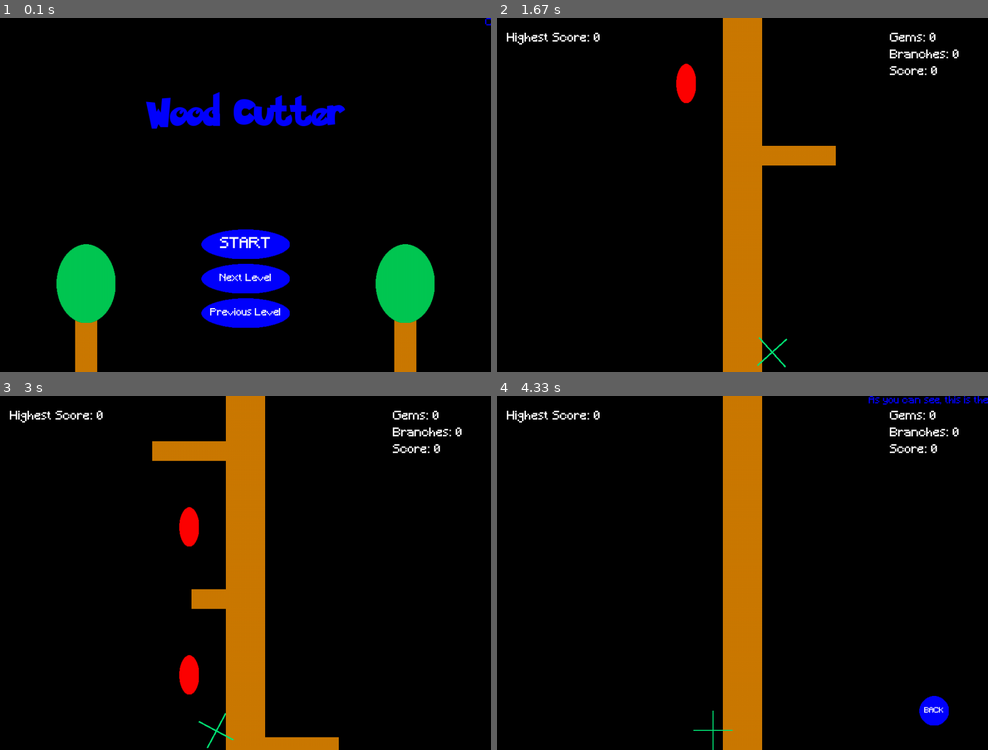
Above: before the commit, frames 1-4 (two rows, left to right).
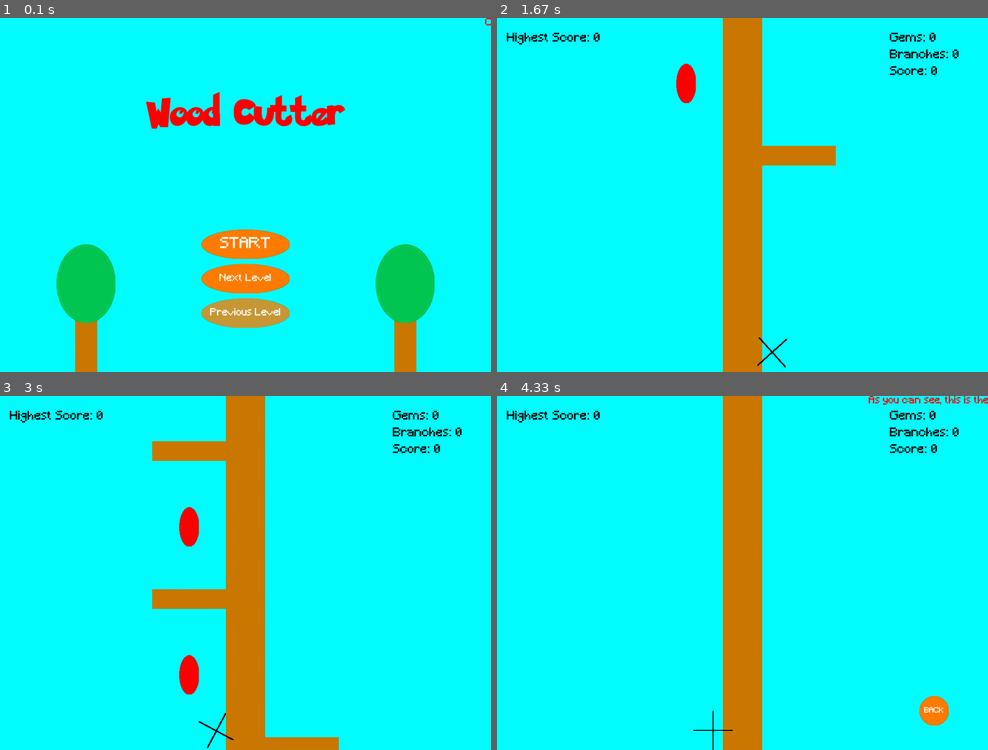
Above: after the commit, the same moments.

Repository: stevensymeow/Wood-Cutter-Pygame-Remake
Game: pygame game, started from main.py
The game is run twice, just before and just after one commit, with the same random seed, the same clock (stepped at 60 frames per second) and the same inputs.
Inputs (mouse positions are in pixels of both pictures, inside the frame that each line leads up to):
- Up to frame 1 (0.1 s): no input
- Up to frame 2 (1.67 s): click "START" at 0.38 s; tap 1 at 0.67 s; hold Right 1-1.47 s
- Up to frame 3 (3 s): hold Left 2-2.53 s; move the mouse to (245, 594) at 2.03 s; hold Left 2.57-2.97 s; move the mouse to (294, 650) at 2.6 s; tap Space at 2.63, 2.93 s
- Up to frame 4 (4.33 s): hold Right 3-3.63 s; move the mouse to (590, 519) at 3.03 s; tap Space at 3.07, 3.37, 3.73, 4.03 s; hold Left 3.67-4.13 s; move the mouse to (590, 654) at 3.7 s; click "RETRY" at 4.22 s

The runs differ from the first frame. In frame 1, 94% of the frame differs, in the area x 0-100%, y 0-100%; in frame 2, 91%; in frame 3, 90%; in frame 4, 92%.

Commit message:
git remove config.json, added config_example.json

Diff:
--- a/config.json
+++ b/config_example.json
@@ -2,9 +2,9 @@
   "SCREEN_WIDTH": 1000,
   "SCREEN_HEIGHT": 720,
   "TITLE": "Wood Cutter v1",
-  "DEBUG": true,
-  "AUTO_SAVE": false,
-  "level_index": 1,
+  "DEBUG": false,
+  "AUTO_SAVE": true,
+  "level_index": 0,
   "key_enter": "ENTER KEY HERE",
   "SEE_PREVIEW": false
 }
--- a/saves/records0.json
+++ b/saves/records0.json
@@ -1,7 +1,7 @@
 {
-  "level_index": 2,
-  "level_label": "Lv3",
-  "level_name": "Magic Tree II",
+  "level_index": 0,
+  "level_label": "Lv1",
+  "level_name": "Normal Tree",
   "levels": [
     {
       "level_label": "Lv1",
--- a/src/utils/settings.py
+++ b/src/utils/settings.py
@@ -101,7 +101,7 @@
         # Version rename
         for t in title.split():
             if t.lower().startswith("v"):
-                print(t)
+                #print(t)
                 self.TITLE = self.TITLE.replace(t, self.VERSION)
                 break
 
Not shown, changed: .gitignore
